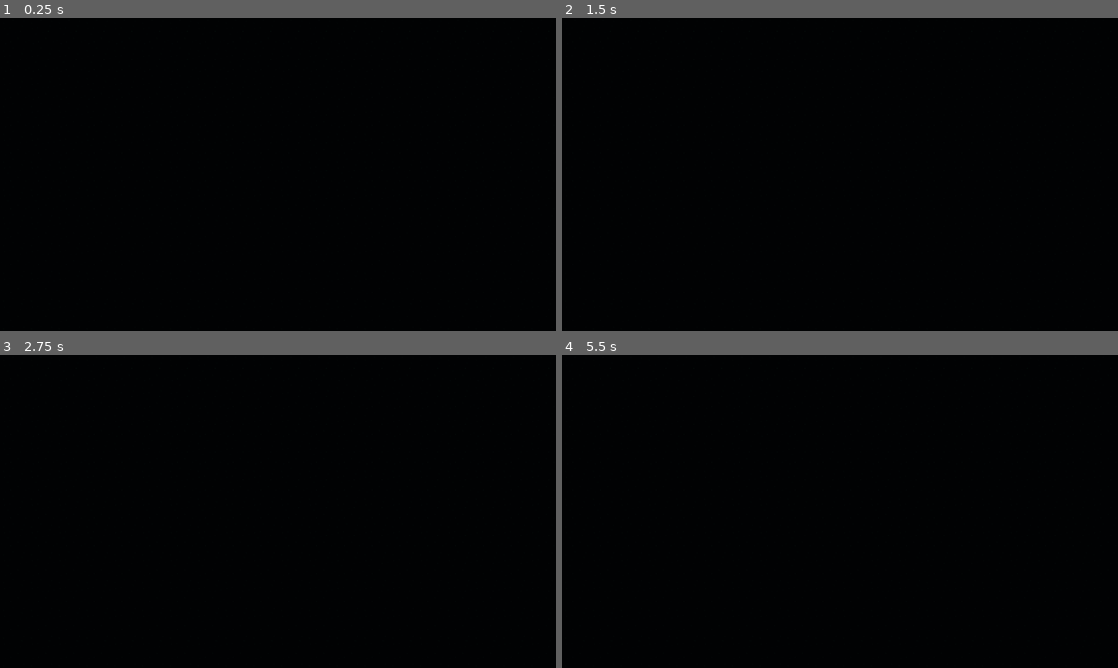
Above: before the commit, frames 1-4 (two rows, left to right).
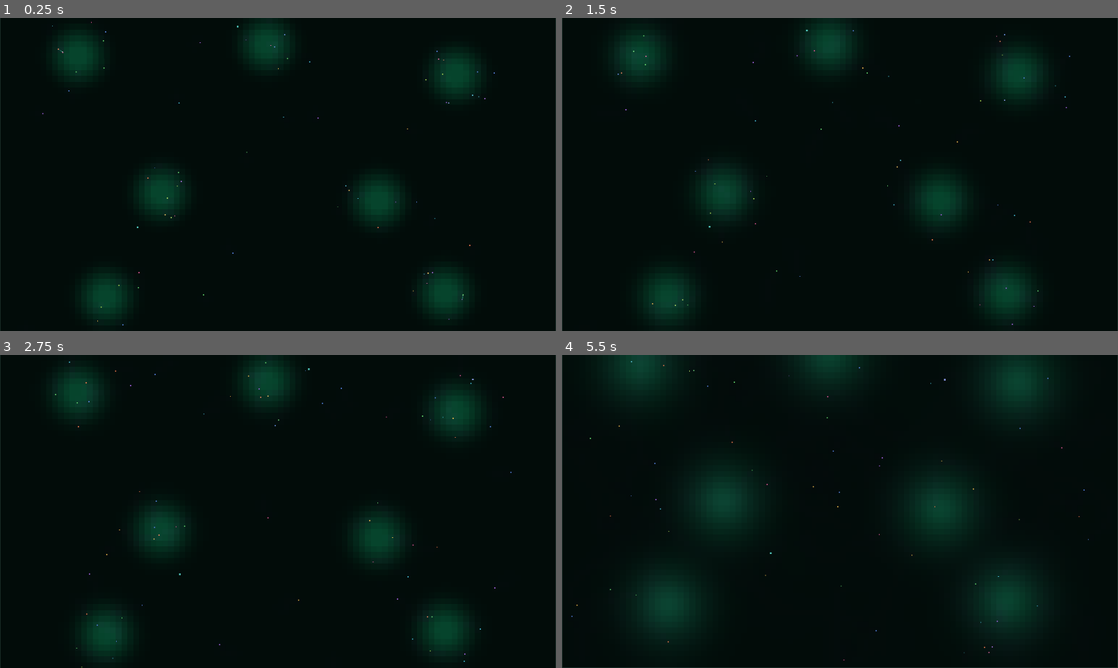
Above: after the commit, the same moments.

Repository: Rzbck/MicroC0re
Game: Godot game, scene res://src/app/main.tscn
Same seed, same stepped clock (60 frames per second), same inputs: the game is played once before the commit and once after it.
Inputs (mouse positions are in pixels of both pictures, inside the frame that each line leads up to):
- Up to frame 1 (0.25 s): no input
- Up to frame 2 (1.5 s): tap Enter at 0.5 s; move the mouse to (962, 158) at 0.52 s; hold D 0.53-1.25 s; tap F at 0.6 s; click (962, 158) at 0.67 s; tap Space at 0.77, 1.25 s; drag from (728, 190) to (812, 237) at 1.27 s
- Up to frame 3 (2.75 s): move the mouse to (333, 442) at 2.02 s; hold D from 2.03 s (still down); tap N at 2.1 s
- Up to frame 4 (5.5 s): release D at 2.75 s; drag from (812, 574) to (673, 464) at 2.77 s; tap Enter at 3.5, 5 s; move the mouse to (1006, 558) at 3.52 s; hold A 3.53-4.25 s; tap 2 at 3.6 s; tap Space at 3.77, 4.25 s; drag from (673, 464) to (756, 433) at 4.27 s; move the mouse to (867, 511) at 5.02 s; hold S from 5.03 s (still down); tap 4 at 5.1 s; click (867, 511) at 5.17 s

The runs differ from the first frame. In frame 1, 9.8% of the frame differs, in the area x 0-100%, y 0-100%; in frame 2, 12%; in frame 3, 11%; in frame 4, 19%.
Error before the commit: Parse Error: Function "_advance_producer_mat()" not found in base self. (res://src/simulation/petri_simulation.gd:296)

Commit message:
biome: add photosynthetic mats light model and aqueous current

Diff:
--- a/src/simulation/petri_simulation.gd
+++ b/src/simulation/petri_simulation.gd
@@ -1117,7 +1117,7 @@
 			eps.add_nearest_world(Vector2(cell.position), secretion)
 			cell.energy = maxf(0.0, float(cell.energy) - secretion * 0.7)
 
-	if consumed > 0.0 and not bool(cell.dividing):
+	if (consumed > 0.0 or scavenged > 0.0) and not bool(cell.dividing):
 		var growth_delta: float = (
 			growth_per_nutrient
 			* float(cell.gene_growth)
@@ -1215,10 +1215,60 @@
 	for source in nutrient_sources:
 		nutrient.add_radial_world(source, source_radius, amount_per_source)
 
+	# Producer mats are the first vegetation-like biome component: they use
+	# light to release oxygen and leak a small amount of dissolved organic
+	# material back into the microbial loop.
+	for source in producer_sources:
+		var local_light: float = float(_sample_light(source))
+		var mat: float = float(producer_biomass.sample_world(source))
+		var activity: float = local_light * clampf(mat * 1.8, 0.0, 1.0)
+		oxygen.add_radial_world(
+			source,
+			source_radius * 0.9,
+			producer_oxygen_rate * activity * dt
+		)
+		nutrient.add_radial_world(
+			source,
+			source_radius * 0.7,
+			producer_leak_rate * activity * dt
+		)
+
+
+func _advance_producer_mat(dt: float) -> void:
+	var count: int = producer_biomass.values.size()
+	for i in range(count):
+		var light_value: float = _light_value_for_index(i)
+		var biomass: float = float(producer_biomass.values[i])
+		var local_nutrient: float = float(nutrient.values[i])
+		var carrying: float = clampf(1.0 - biomass, 0.0, 1.0)
+		var growth: float = (
+			producer_growth_rate
+			* light_value
+			* (0.25 + 0.75 * clampf(local_nutrient * 2.0, 0.0, 1.0))
+			* carrying
+			* dt
+		)
+		producer_biomass.values[i] = clampf(
+			biomass + growth,
+			0.0,
+			1.0
+		)
+
+		if biomass > 0.002:
+			oxygen.values[i] = maxf(
+				0.0,
+				float(oxygen.values[i])
+				+ biomass * light_value * producer_oxygen_rate * 0.20 * dt
+			)
+
 
 func _prime_environment() -> void:
 	for source in nutrient_sources:
 		nutrient.add_radial_world(source, source_radius * 1.25, 0.90)
+
+	for source in producer_sources:
+		producer_biomass.add_radial_world(source, 12.0, 0.72)
+		oxygen.add_radial_world(source, 14.0, 0.55)
 
 
 func _build_sources() -> void:
@@ -1231,6 +1281,52 @@
 		Vector2(world_size.x * 0.19, world_size.y * 0.83),
 		Vector2(world_size.x * 0.80, world_size.y * 0.82),
 	]
+	producer_sources = [
+		Vector2(world_size.x * 0.18, world_size.y * 0.28),
+		Vector2(world_size.x * 0.42, world_size.y * 0.72),
+		Vector2(world_size.x * 0.64, world_size.y * 0.30),
+		Vector2(world_size.x * 0.86, world_size.y * 0.67),
+	]
+
+
+func _sample_light(position: Vector2) -> float:
+	var normalized_y: float = clampf(position.y / world_size.y, 0.0, 1.0)
+	var vertical: float = lerpf(1.0, 0.38, normalized_y)
+	var ripple: float = (
+		0.10
+		* sin(position.x * 0.055 + simulation_time * 0.07)
+		* cos(position.y * 0.045 - simulation_time * 0.05)
+	)
+	return clampf(vertical + ripple, 0.15, 1.0)
+
+
+func _light_value_for_index(index: int) -> float:
+	var x: int = index % FIELD_WIDTH
+	var y: int = index / FIELD_WIDTH
+	var position := Vector2(
+		(float(x) + 0.5) * FIELD_CELL_SIZE,
+		(float(y) + 0.5) * FIELD_CELL_SIZE
+	)
+	return _sample_light(position)
+
+
+func _water_flow(position: Vector2) -> Vector2:
+	# Small deterministic aqueous current. It gives the biome a water phase
+	# without turning every organism into a passive particle.
+	var x_wave: float = sin(
+		position.y * 0.045 + simulation_time * 0.11
+	)
+	var y_wave: float = cos(
+		position.x * 0.038 - simulation_time * 0.075
+	)
+	return Vector2(x_wave, y_wave) * water_flow_strength
+
+
+func _damage_cue_direction(position: Vector2) -> Vector2:
+	var gradient: Vector2 = Vector2(damage_cue.gradient_world(position))
+	if gradient.length_squared() <= 0.0000001:
+		return Vector2.ZERO
+	return gradient.normalized()
 
 
 func _allocate_id() -> int:
